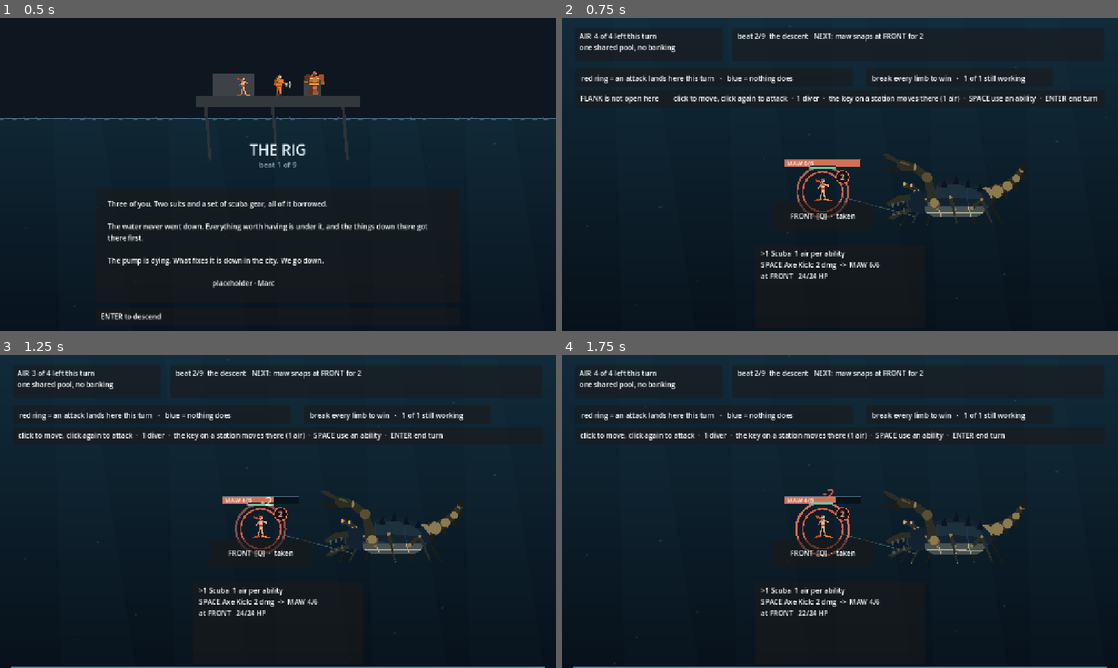
Above: before the commit, frames 1-4 (two rows, left to right).
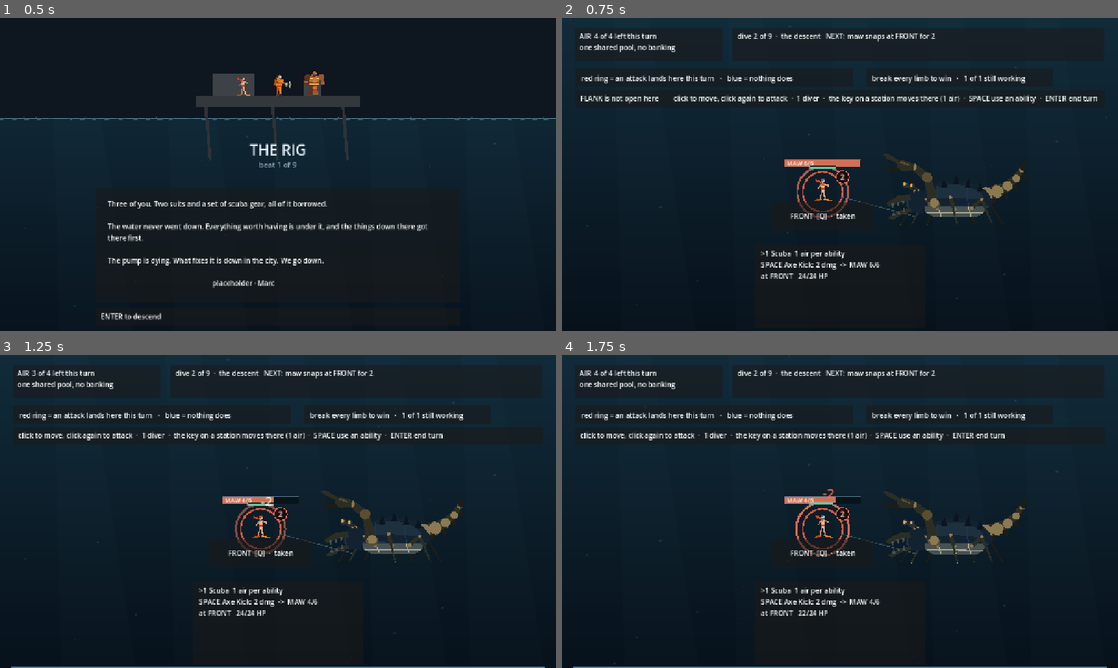
Above: after the commit, the same moments.

Repository: ImmortalDemonGod/salvage
Game: Godot game, scene res://game/main.tscn
Same seed, same stepped clock (60 frames per second), same inputs: the game is played once before the commit and once after it.
Inputs (mouse positions are in pixels of both pictures, inside the frame that each line leads up to):
- Up to frame 1 (0.5 s): no input
- Up to frame 2 (0.75 s): tap Enter at 0.5 s; move the mouse to (962, 158) at 0.52 s; hold W from 0.53 s (still down); tap 1 at 0.6 s; click (962, 158) at 0.67 s
- Up to frame 3 (1.25 s): keep holding W; tap Space at 0.77 s
- Up to frame 4 (1.75 s): release W at 1.25 s; tap Enter at 1.25 s; drag from (728, 527) to (812, 574) at 1.27 s

Frame 1 is identical in both runs. In frame 2, 0.4% of the frame differs, in the area x 31-68%, y 4-8%; in frame 3, 0.4%; in frame 4, 0.4%.

Commit message:
explain the counter, show the down rule, retire the legend
Three of the open G10 legibility findings, all of which a playtester hits
in the first two minutes.

"beat 3/9" was never explained: five cold reads in a row said they could
not tell what the 9 counted. It reads "dive 3 of 9" now.

No down-and-out rule was shown anywhere. A diver at 0 HP is out for that
fight and back at the boat, which is ruling A2, and the card said only
"DOWN". It says what DOWN means.

And the legend never changed while sitting above the line that does. It is
tutorial text, so it retires after the first two fights, by which point
the rings have taught themselves. That is one of the nine competing text
objects a reviewer counted, gone at the point it stops saying anything.

Diff:
--- a/game/main.gd
+++ b/game/main.gd
@@ -516,6 +516,7 @@
 	ui_legend.get_parent().visible = true
 	ui_goal.get_parent().visible = true
 	ui_legend.text = "red ring = an attack lands here this turn   ·   blue = nothing does"
+	ui_legend.get_parent().visible = run.beat <= 2
 	var keys2 := ["Q", "W", "E", "R", "T"]
 	for i in range(ui_stations.size()):
 		ui_stations[i].visible = combat.station_open(i)
@@ -586,7 +587,7 @@
 		card.visible = true
 		var d = combat.divers[i]
 		var mark := ">" if i == selected else " "
-		var state := "DOWN" if d.down else "at %s   %d/%d HP" % [Combat.STATION_NAMES[d.station], d.hp, d.max_hp]
+		var state := "DOWN, out for this fight, back at the boat" if d.down else "at %s   %d/%d HP" % [Combat.STATION_NAMES[d.station], d.hp, d.max_hp]
 		var afford := "" if combat.air >= d.cost else "   cannot afford"
 		var lines: Array = []
 		for slot in range(d.kit.size()):
--- a/sim/run.gd
+++ b/sim/run.gd
@@ -139,4 +139,4 @@
 	var b := current()
 	if finished:
 		return "run complete"
-	return "beat %d/%d  %s" % [beat + 1, built_beats().size(), String(b.get("title", "?"))]
+	return "dive %d of %d  ·  %s" % [beat + 1, built_beats().size(), String(b.get("title", "?"))]
